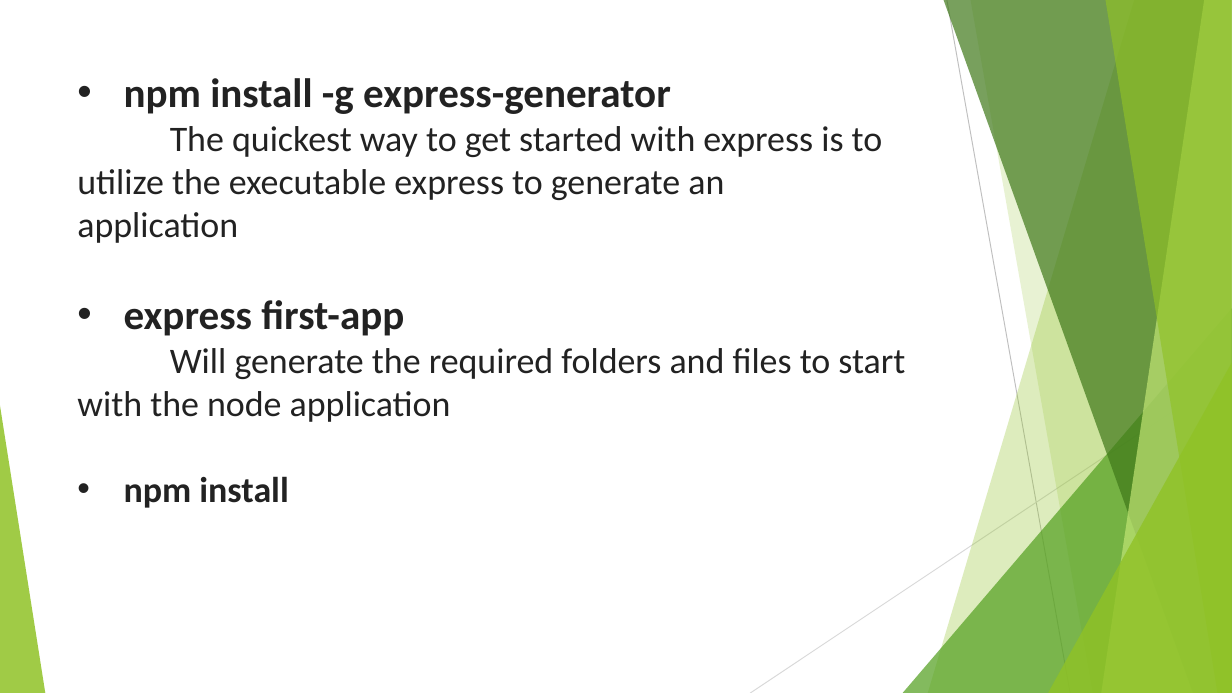
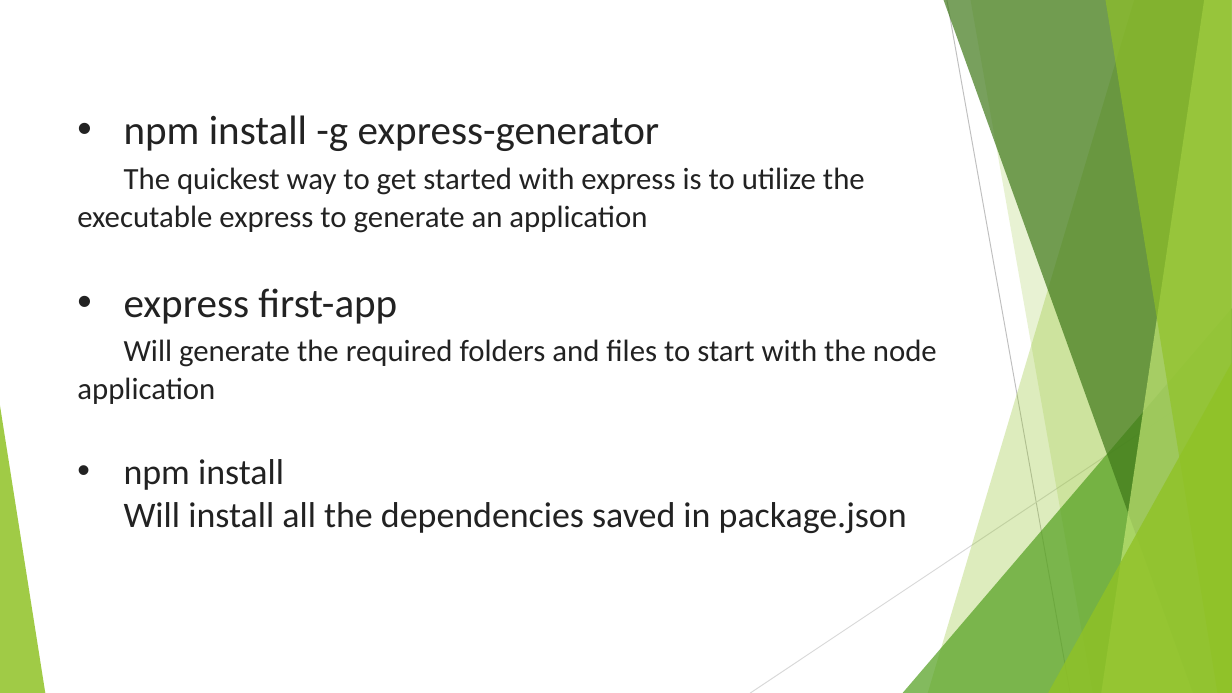
Before and after one commit to byteridge/GarageInternship2020, a slide deck: slide 10 of node-sravani.pptx. Drawn at 1232x693 pixels with LibreOffice and Linux fonts; fonts in the diff are those of the drawing. Boxes give left, top, right and bottom in pixels: in the first picture for what was removed or moved away, otherwise in the second. Text is boxed around its words. In the diff, an @@ line names an element or a change of style, - is before the commit and + after.

```diff
--- a/node-sravani.pptx
+++ b/node-sravani.pptx
@@ text "npm install -g express-generator": place and size @@
-text "npm install -g express-generator" at <box>77,78,905,508</box>
+text "npm install -g express-generator" at <box>77,115,937,533</box>
@@ text at <box>77,115,937,490</box>: bold off in "npm install -g express-generator", "express first-app", "npm install"; size 28 to 24 pt in "The quickest way to get started with ...", "Will generate the required folders and files ..." @@
@@ text at <box>124,502,907,533</box>: paragraph added @@
+Will install all the dependencies saved in package.json
```
Also in this commit, not shown: 2 other slides changed, 11 other files.
